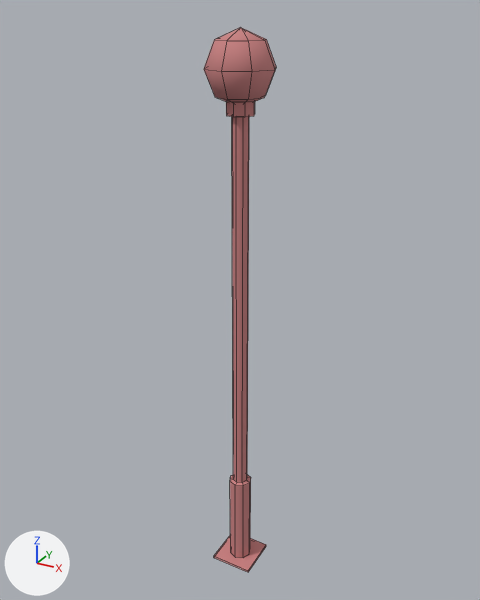
What one commit did to the FBX model FireDrill/Assets/04. Models/Street Lamp/Street Lamp.FBX.
Rendered twice from a 50 mm camera at (2.532, -4.612, 5.146) aimed at (-0.062, 0.105, 2.788). Lighting does not change. The marker at lower left points along +X, +Y and +Z. Mesh edges are drawn as thin lines. Where no turn or scale is listed for an object, it has been applied to the vertices.

Names of what the first picture shows: 'Street Lamp'.
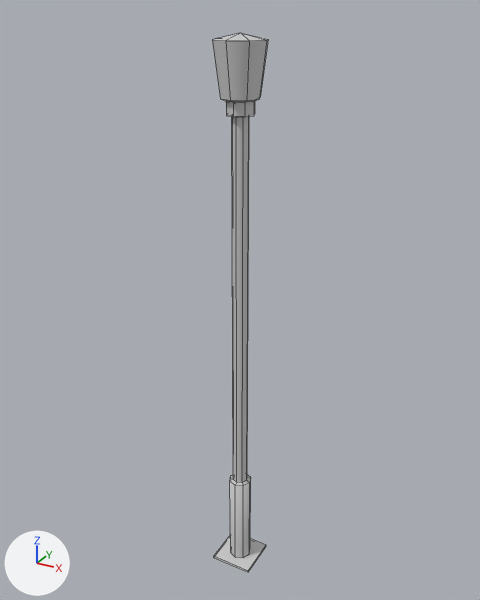
Pixel boxes [x1, y1, x2, y2] of what changed, in the pictures (480 x 600 px):
'Street Lamp', recoloured, reshaped (22% narrower): before [204, 27, 276, 572]; after [212, 33, 268, 572]
part 1 of me_mesh, cut back: before [204, 27, 276, 103]; after [213, 33, 268, 103]

Patch to the scene script:
```diff
--- a/FireDrill/Assets/04. Models/Street Lamp/Street Lamp.FBX.py
+++ b/FireDrill/Assets/04. Models/Street Lamp/Street Lamp.FBX.py
@@ mat_street_lamp @@
 mat_street_lamp = principled_material('Street Lamp')
-mat_street_lamp.base_color = (0.588, 0.22, 0.22)  # pink #ca8181
+mat_street_lamp.base_color = (0.588, 0.588, 0.588)  # light grey #cacaca
 mat_street_lamp.roughness = 0.859
@@ me_mesh @@
 # used by ob_street_lamp; location = (0.0, 0.0, 0.0)
-me_mesh.from_pydata(...)  # 82 vertices, 77 faces; spans x -0.28..0.28, y -0.28..0.28, z 0.0..5.02
+me_mesh.from_pydata(...)  # 74 vertices, 69 faces; spans x -0.21..0.21, y -0.21..0.21, z 0.0..4.98
+# me_mesh part 1
+# 8 vertices are removed from x -0.2..0.2, y -0.2..0.2, z 4.53
+# 16 faces are deleted
+# 17 vertices move from x -0.28..0.28, y -0.28..0.28, z 4.73..5.02 to x -0.21..0.21, y -0.21..0.21, z 4.52..4.98
+# 8 new faces join them
 me_mesh.materials.append(mat_street_lamp)
```
